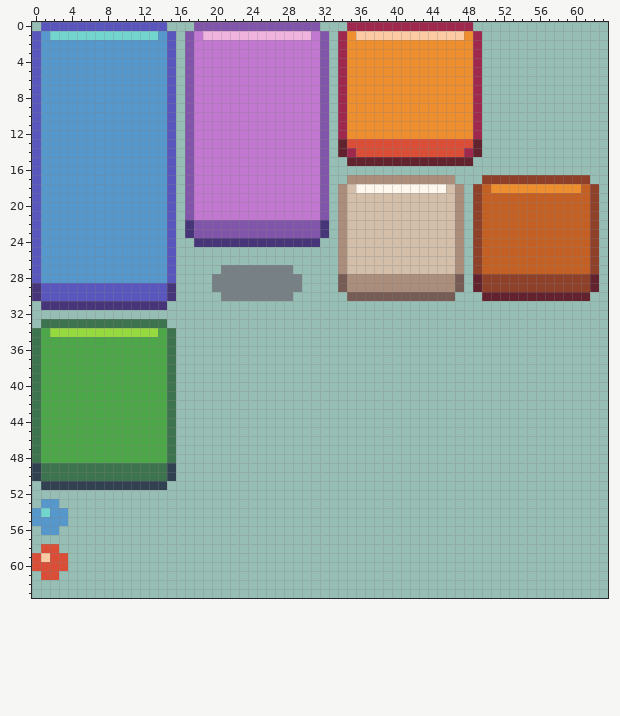
Pixel-art sprite, stored at images/quq0.png. Above, as it was before the edit.
The file is 64x64 pixels.
Now the later version:
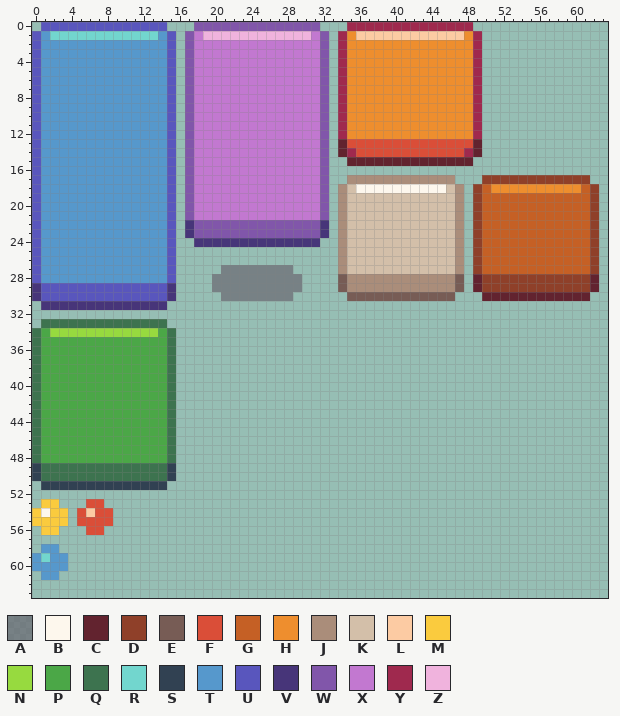
Palette (. is transparent): A #68626daa  B #fdf7ed  C #62232f  D #8f4029  E #775c55  F #da4e38  G #c56025  H #ee8e2e  J #aa8d7a  K #d3bfa9  L #fccba3  M #facb3e  N #97da3f  P #4ba747  Q #3d734f  R #72d6ce  S #314152  T #5698cc  U #5956bd  V #473579  W #8156aa  X #c278d0  Y #9f294e  Z #f0b3dd
Difference:
{"y":53,"x":1,"old":"TT","new":"MM"}
{"y":53,"x":6,"old":"..","new":"FF"}
{"y":54,"x":0,"old":"TRTT","new":"MBMM"}
{"y":54,"x":5,"old":"....","new":"FLFF"}
{"y":55,"x":0,"old":"TTTT","new":"MMMM"}
{"y":55,"x":5,"old":"....","new":"FFFF"}
{"y":56,"x":1,"old":"TT","new":"MM"}
{"y":56,"x":6,"old":"..","new":"FF"}
{"y":58,"x":1,"old":"FF","new":"TT"}
{"y":59,"x":0,"old":"FLFF","new":"TRTT"}
{"y":60,"x":0,"old":"FFFF","new":"TTTT"}
{"y":61,"x":1,"old":"FF","new":"TT"}
